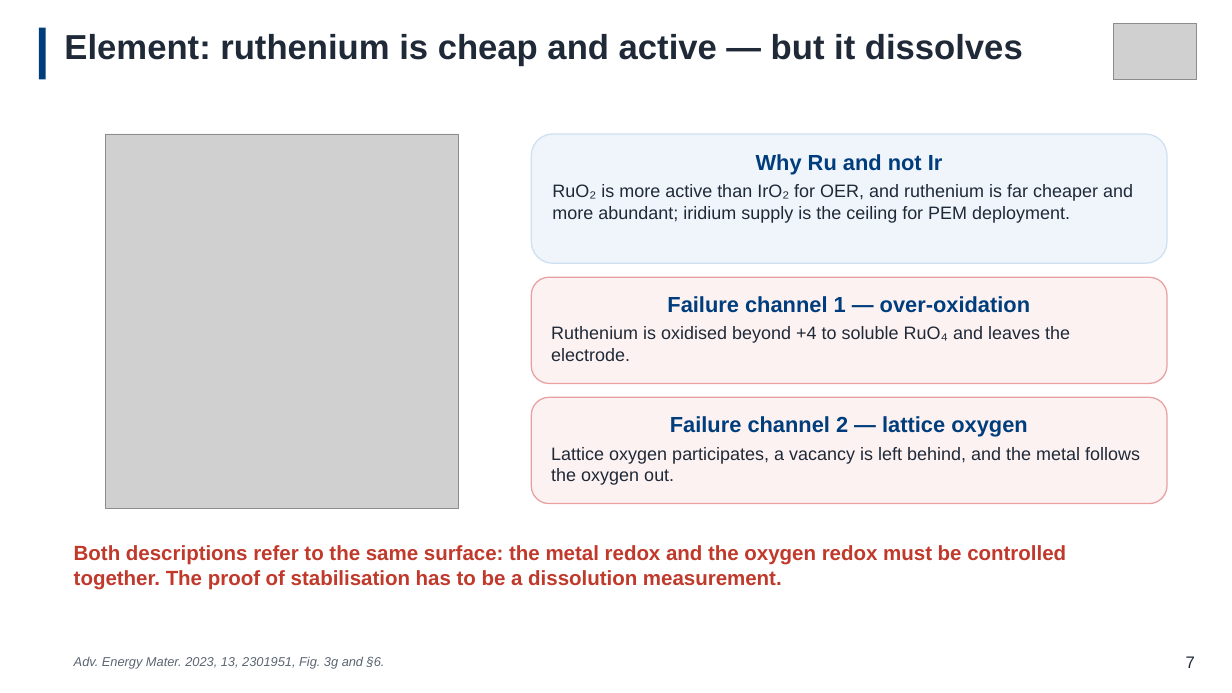
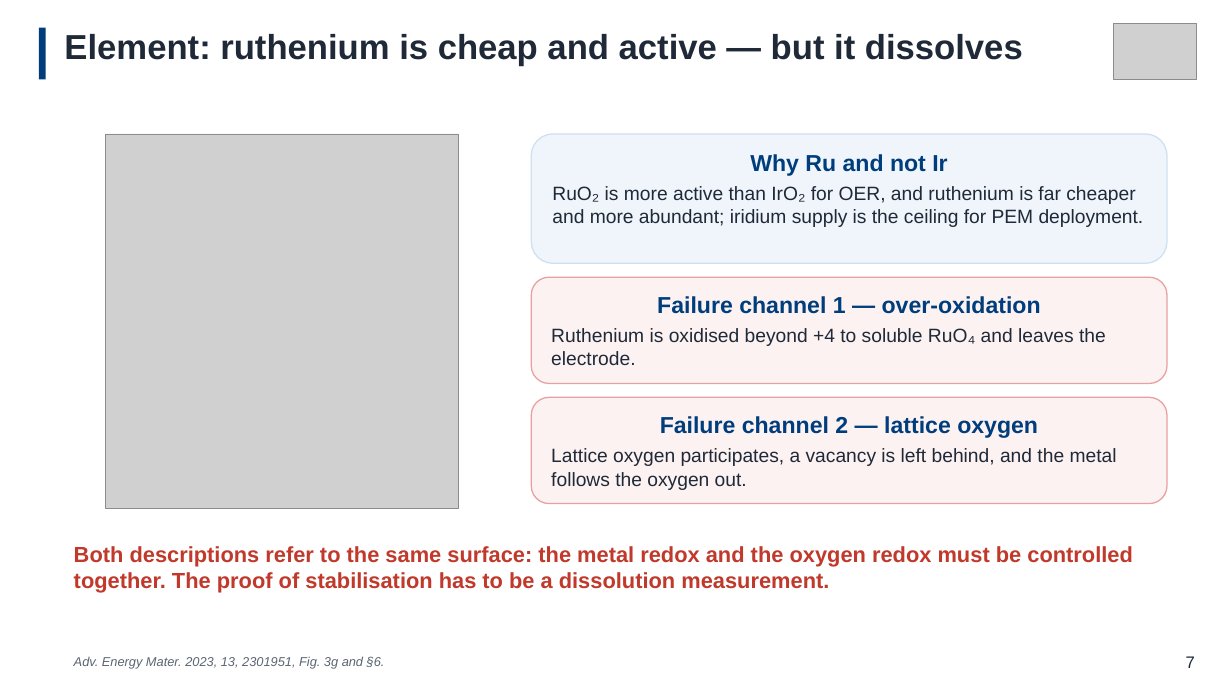
Before and after one commit to Oliver102259/test, a slide deck: slide 8 of FYP/重做PPT/9.24-v3.pptx. Drawn at 1232x693 pixels with LibreOffice and Linux fonts; fonts in the diff are those of the drawing; grey boxes stand for pictures. Boxes give left, top, right and bottom in pixels: in the first picture for what was removed or moved away, otherwise in the second. Text is boxed around its words. In the diff, an @@ line names an element or a change of style, - is before the commit and + after.

```diff
--- a/FYP/重做PPT/9.24-v3.pptx
+++ b/FYP/重做PPT/9.24-v3.pptx
@@ rounded rectangle "Why Ru and not Ir" at <box>531,134,1167,263</box>: size 17 to 18 pt in "Why Ru and not Ir"; size 14 to 15 pt in "RuO₂ is more active than IrO₂ for ..." @@
@@ rounded rectangle "Failure channel 1 — over-oxidation" at <box>531,277,1167,384</box>: size 17 to 18 pt in "Failure channel 1 — over-oxidation"; size 14 to 15 pt in "Ruthenium is oxidised beyond +4 to soluble ..." @@
@@ rounded rectangle "Failure channel 2 — lattice ..." at <box>531,397,1167,504</box>: size 17 to 18 pt in "Failure channel 2 — lattice oxygen"; size 14 to 15 pt in "Lattice oxygen participates, a vacancy is left ..." @@
@@ text "Both descriptions refer to the ..." at <box>74,546,1133,593</box>: size 16 to 17 pt @@
```
Also in this commit, not shown: 9 other slides changed.
